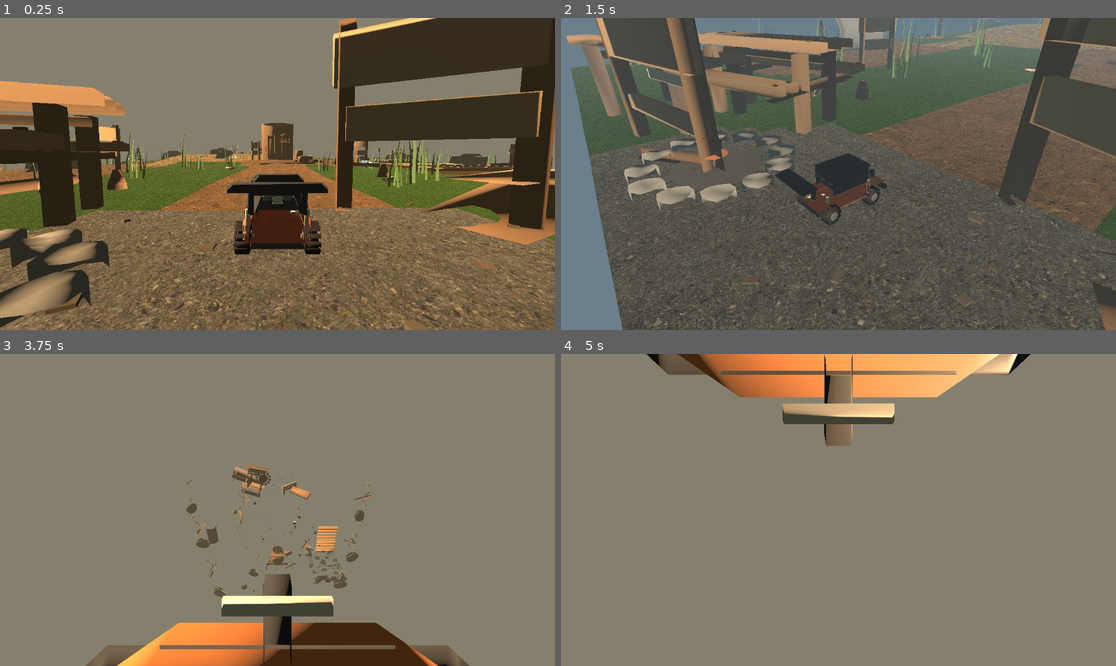
Above: before the commit, frames 1-4 (two rows, left to right).
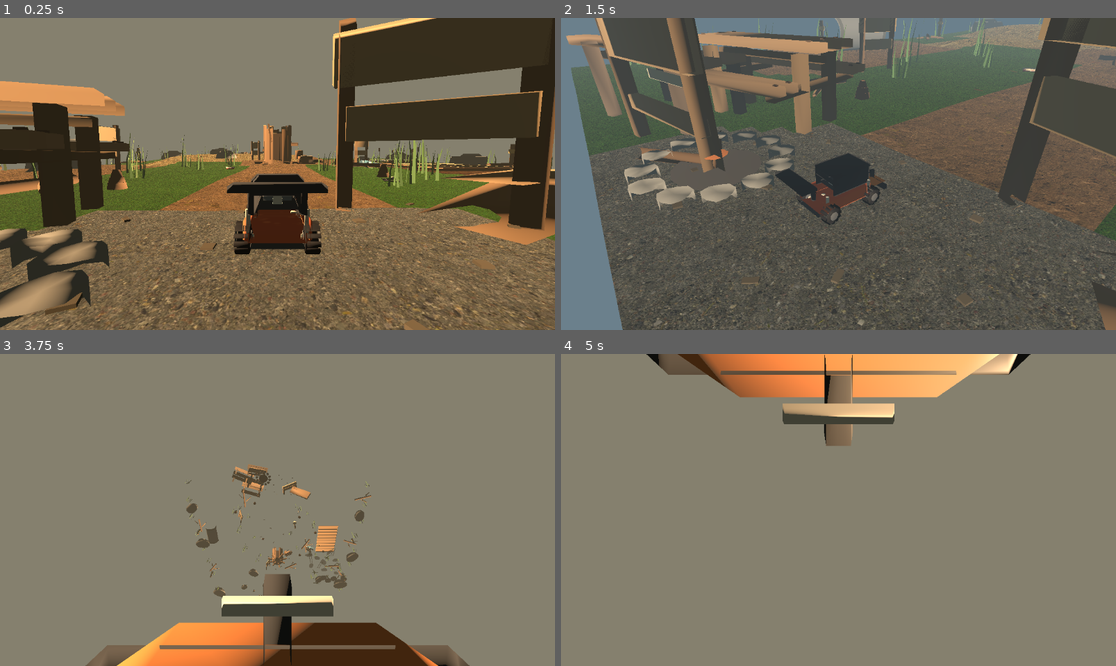
Above: after the commit, the same moments.

Repository: YotsuBotfds/trailhead
Game: Godot game, scene res://scenes/cedar_hollow_playable.tscn
Same seed, same stepped clock (60 frames per second), same inputs: the game is played once before the commit and once after it. This scene is started directly instead of the project's main scene.
Inputs:
- Up to frame 1 (0.25 s): no input
- Up to frame 2 (1.5 s): hold R (self_right) 0.53-1.28 s; tap C (cam_toggle) at 0.6 s; hold S (brake) from 1.28 s (still down); tap N (mood_toggle) at 1.35 s
- Up to frame 3 (3.75 s): release S (brake) at 2.03 s; hold R (self_right) 2.03-2.78 s; hold W (throttle) 2.03-2.78 s; hold Up 2.78-3.53 s; tap C (cam_toggle) at 2.85 s; hold A (steer_left) from 3.53 s (still down); tap N (mood_toggle) at 3.6 s
- Up to frame 4 (5 s): keep holding A (steer_left); tap W (throttle) at 4.35 s

The runs differ from the first frame. In frame 1, 0.6% of the frame differs, in the area x 45-54%, y 33-48%; in frame 2, less than 0.1%; in frame 3, 0.1%; in frame 4, nothing differs.

Commit message:
Polish Old Cedar landmark visual

Diff:
--- a/systems/render/prop_visual_builder.gd
+++ b/systems/render/prop_visual_builder.gd
@@ -31,7 +31,7 @@
 	_instance_prop(root, CarabinerScene, "carabiner", Vector3(1.25, 0.02, -1.15), Vector3(0.0, -18.0, 0.0), Vector3.ONE)
 	_instance_prop(root, BottleCapScene, "bottle_cap", Vector3(-0.95, 0.0, -3.25), Vector3(0.0, 12.0, 0.0), Vector3.ONE)
 	_instance_prop(root, PicnicTableScene, "picnic_table", Vector3(-1.45, 0.0, 0.35), Vector3(0.0, 18.0, 0.0), Vector3.ONE)
-	_instance_prop(root, OldCedarStumpScene, "old_cedar_stump", Vector3(0.0, 0.0, -5.25), Vector3.ZERO, Vector3.ONE)
+	_instance_prop(root, OldCedarStumpScene, "old_cedar_stump", Vector3(0.0, 0.0, -5.25), Vector3.ZERO, Vector3(0.88, 0.88, 0.88))
 	_instance_prop(root, FireRingScene, "fire_ring", Vector3(-0.78, 0.0, 1.05), Vector3(0.0, 12.0, 0.0), Vector3.ONE)
 	_instance_prop(root, HikingBootScene, "hiking_boot", Vector3(0.75, 0.01, -4.65), Vector3(0.0, -32.0, 0.0), Vector3.ONE)
 	_instance_prop(root, WaterBottleScene, "water_bottle", Vector3(2.45, 0.0, -4.15), Vector3(0.0, 17.0, 78.0), Vector3.ONE)
Binary file changed: assets/models/props/old_cedar_stump.glb
